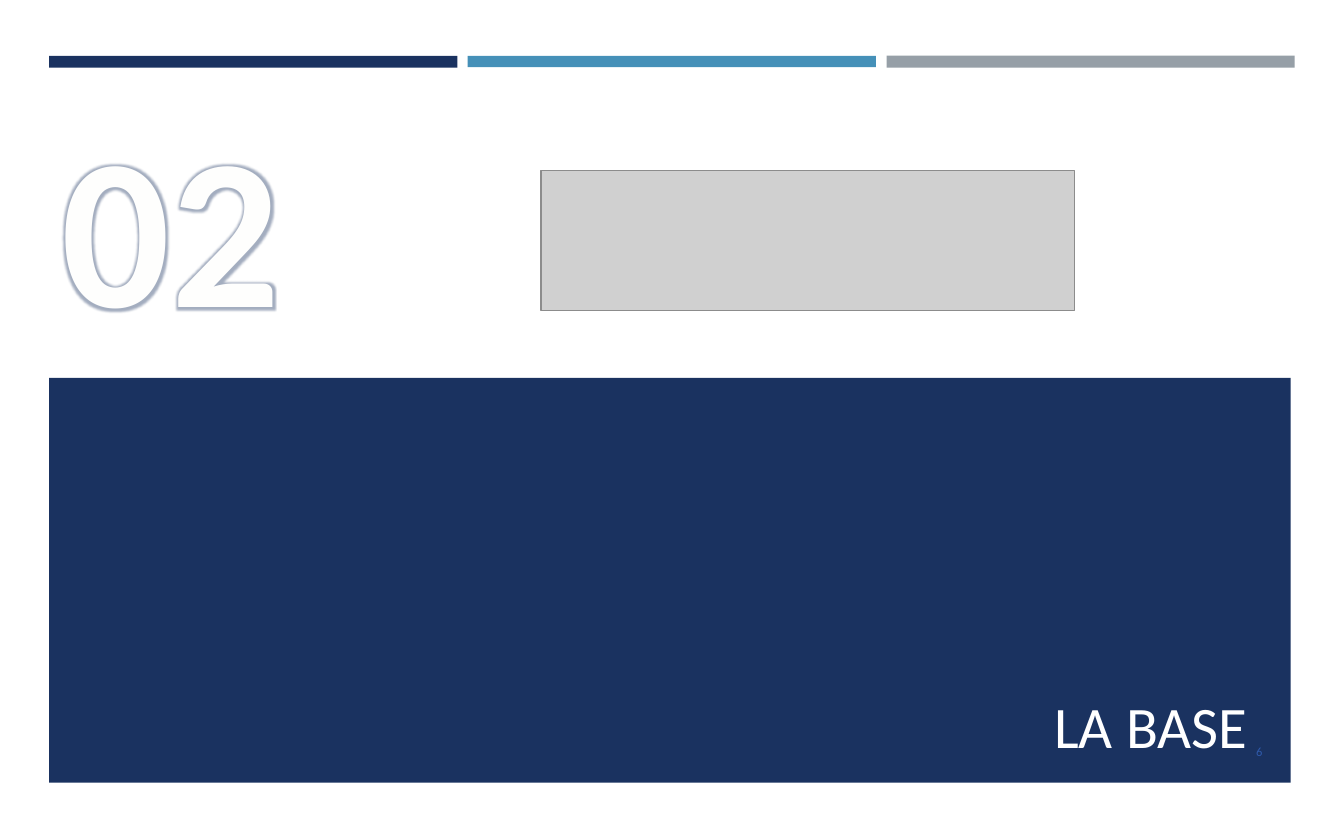
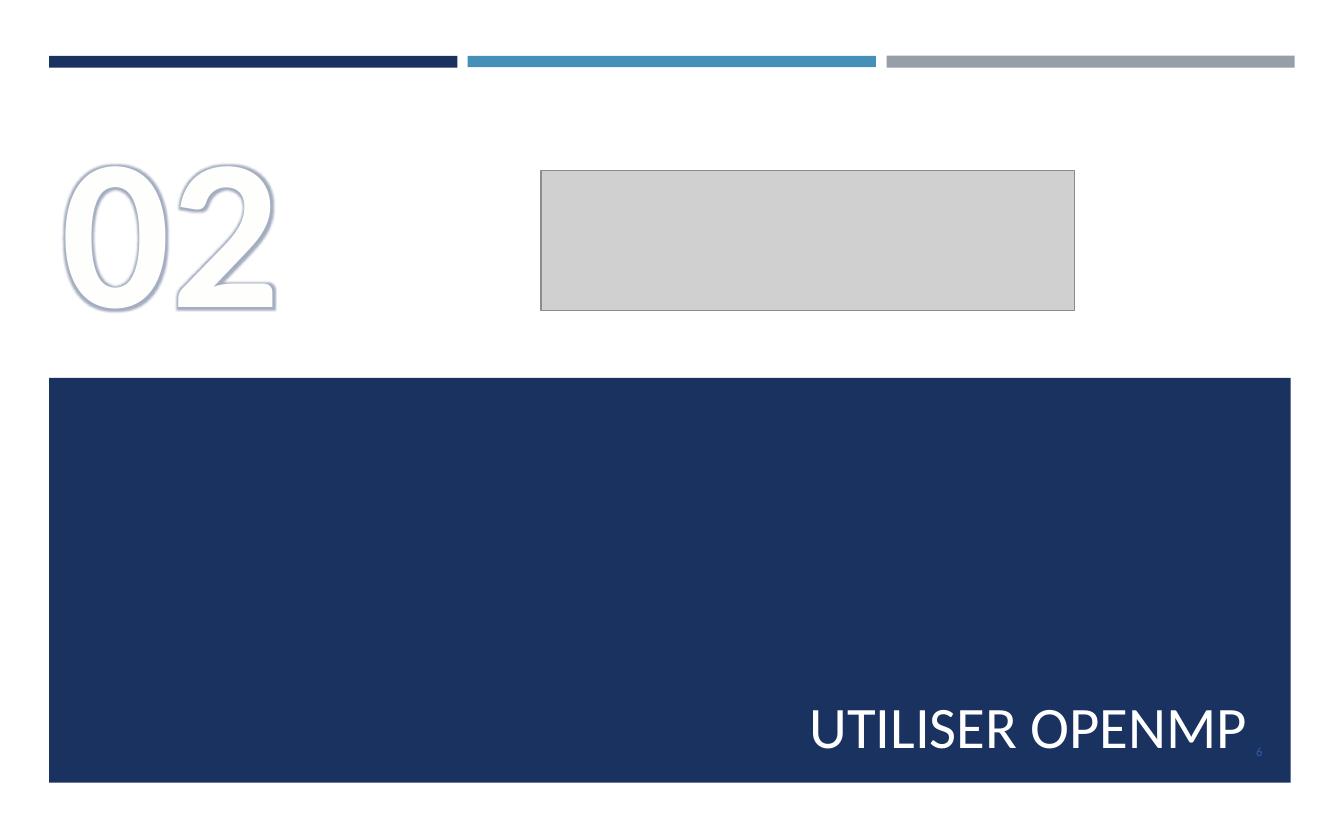
Before and after one commit to franckginguene/hpc_formation_scalian, a slide deck: slide 6 of Diapos/HPC_OpenMP.pptx. Drawn at 1344x840 pixels with LibreOffice and Linux fonts; fonts in the diff are those of the drawing; grey boxes stand for pictures. Boxes give left, top, right and bottom in pixels: in the first picture for what was removed or moved away, otherwise in the second. Text is boxed around its words. In the diff, an @@ line names an element or a change of style, - is before the commit and + after.

```diff
--- a/Diapos/HPC_OpenMP.pptx
+++ b/Diapos/HPC_OpenMP.pptx
@@ title at (810,710,1247,749): text changed @@
-LA BASE
+UTILISER OPENMP
```
Also in this commit, not shown: 11 other slides changed, 2 slides added, 1 slide removed, 1 other file.
